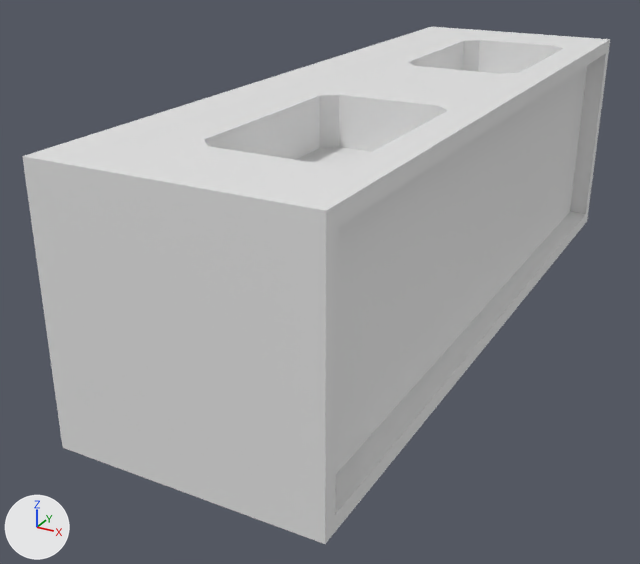
The FBX model Assets/Models/Sink.fbx: old version first, new version second.
The view is the same before and after, from a camera (50 mm lens) standing at (1.54, -3.8, 1.45) and looking at (-0.37, -0.32, -0.29). Lighting does not change. The marker at lower left points along +X, +Y and +Z.

Script lines for the objects in view, before the commit:
```python
me_cube_061 = bpy.data.meshes.new('Cube.061')
me_cube_061.from_pydata(...)  # 64 vertices, 54 faces; spans x -0.69..0.45, y -1.77..1.77, z -0.49..0.65
ob_sink = bpy.data.objects.new('Sink', me_cube_061)
ob_sink.location = (0.0, 0.0, 0.0)
```
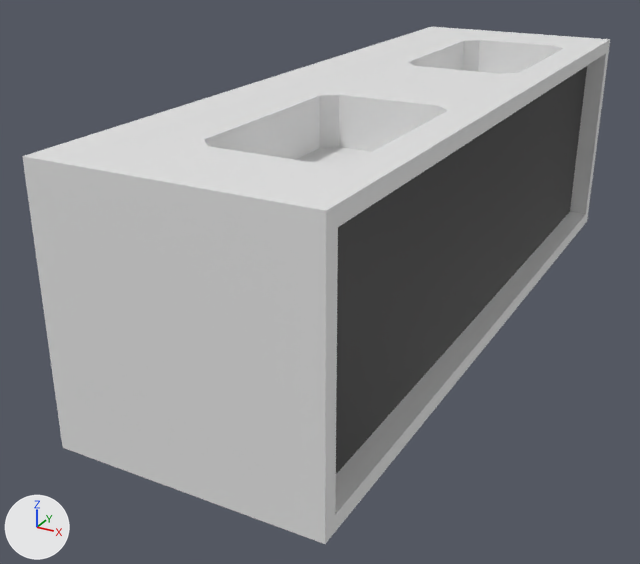
Pixel boxes [x1, y1, x2, y2] of what changed, in the pictures (640 x 564 px):
part 1 of me_cube_061, recoloured (white to black): [336, 66, 587, 474] in both

What the commit changed:
Material 'Material.002' (mat_material_002) is new.
Its base color is (0.0, 0.0, 0.0) (black #000000).
Material 'Material.001' (mat_material_001) is new.
Its base color is (0.8, 0.8, 0.8) (white #e7e7e7).
me_cube_061 has 64 vertices, 54 faces and spans x -0.69..0.45, y -1.77..1.77, z -0.49..0.65.
me_cube_061 is used by ob_sink; location (0.0, 0.0, 0.0).
me_cube_061 part 1: all 2 faces centred in x 0.35, y -0.85..0.85, z 0.08 switch from no material to mat_material_002 (black #000000).
me_cube_061 now uses material mat_material_001 (white #e7e7e7).
